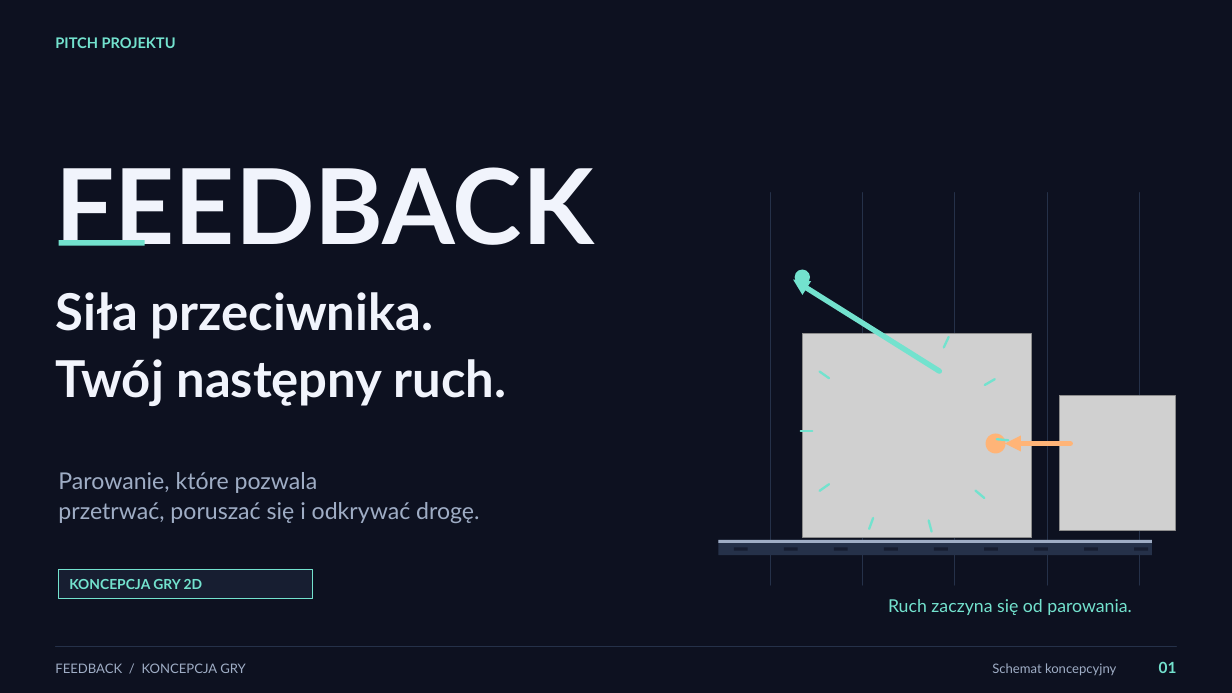
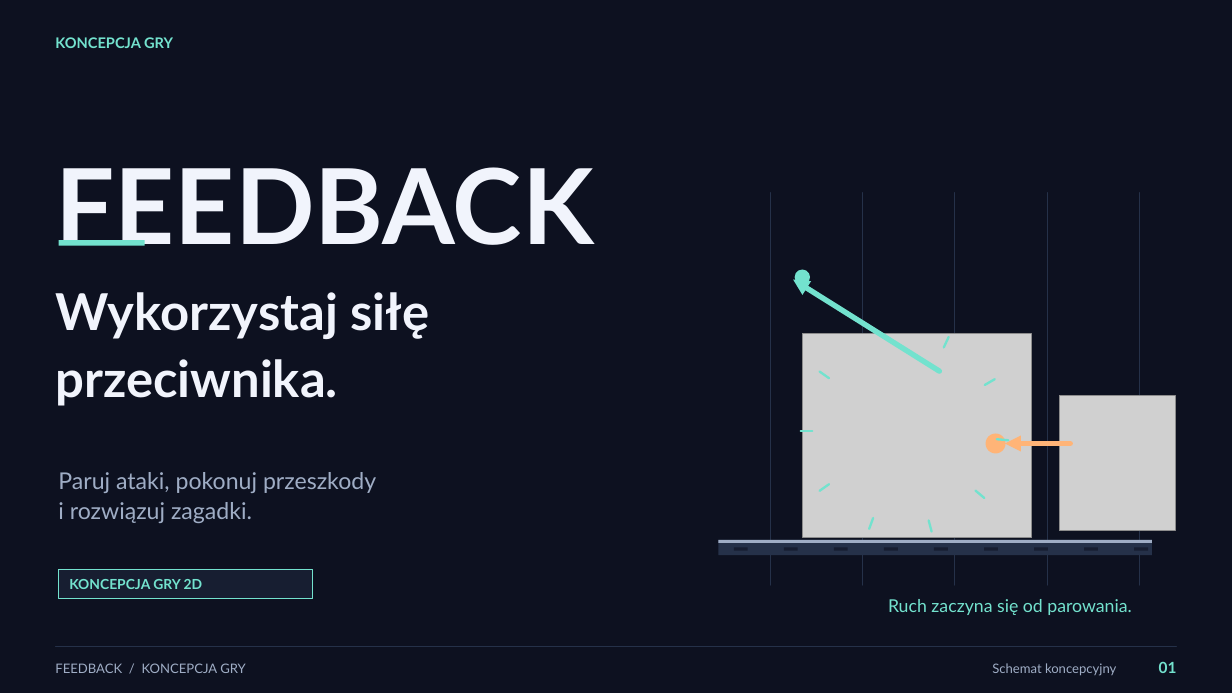
Before and after one commit to 1180779/feedback, a slide deck: slide 1 of psw/pitch_slides/feedback-pitch.pptx. Drawn at 1232x693 pixels with LibreOffice and Linux fonts; fonts in the diff are those of the drawing; grey boxes stand for pictures. Boxes give left, top, right and bottom in pixels: in the first picture for what was removed or moved away, otherwise in the second. Text is boxed around its words. In the diff, an @@ line names an element or a change of style, - is before the commit and + after.

```diff
--- a/psw/pitch_slides/feedback-pitch.pptx
+++ b/psw/pitch_slides/feedback-pitch.pptx
@@ text at bbox=[55, 37, 173, 48]: text changed @@
-PITCH PROJEKTU
+KONCEPCJA GRY
@@ text at bbox=[55, 292, 430, 406]: text changed @@
-Siła przeciwnika.
-Twój następny ruch.
+Wykorzystaj siłę
+przeciwnika.
@@ text at bbox=[58, 472, 376, 523]: text changed @@
-Parowanie, które pozwala
-przetrwać, poruszać się i odkrywać drogę.
+Paruj ataki, pokonuj przeszkody
+i rozwiązuj zagadki.
```
Also in this commit, not shown: 8 other slides changed, 5 other files.
